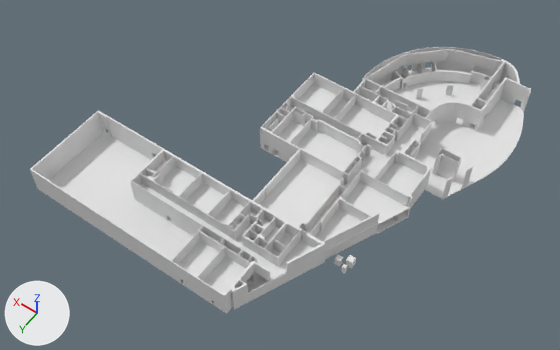
Before and after pictures for a commit that changed the Blender file INB Resources/Raw Assets/Blender/floor.blend.
Camera for both pictures: a 50 mm camera at (-71.9, 133.8, 159.1) aimed at (1.0, 31.7, -1.4). The lights are fixed; the arrows at lower left show +X, +Y and +Z.

Names of what the first picture shows: 'FLOOR-0', 'FLOOR-0-WALLS', 'FLOOR-1', 'FLOOR-1-WALLS', 'door_1', 'door_1.5', 'door_2'.
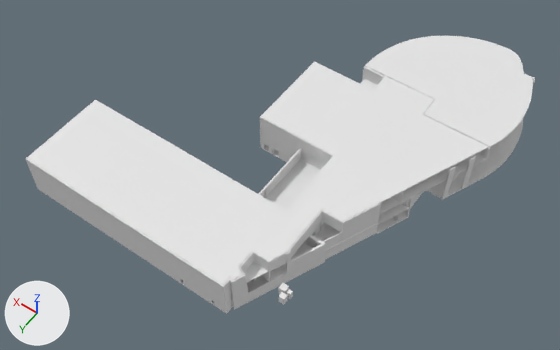
Commit message: Doorways added for first floor.

Location of each change, (x1, y1, x2, y2) in pixels of the pictures (560 x 350 px):
'FLOOR-3', shown
    after: (27, 36, 533, 285)
'FLOOR-2-WALLS', shown
    after: (26, 61, 535, 296)
'FLOOR-2', shown
    after: (244, 79, 486, 283)
'door_2', moved
    before: (346, 255, 356, 269)
    after: (278, 283, 289, 294)
'door_1.5', moved
    before: (334, 255, 343, 267)
    after: (279, 292, 287, 305)
'door_1', moved
    before: (341, 264, 347, 274)
    after: (287, 289, 293, 299)
part 1 of me_cube_003, built on
    before: (195, 101, 394, 293)
    after: (266, 75, 385, 210)
'FLOOR-1-WALLS', unchanged, covered by the edit
    before: (30, 47, 531, 305)
    after: (30, 72, 473, 305)
'FLOOR-0', unchanged, covered by the edit
    before: (49, 68, 524, 306)
    after: (181, 119, 523, 306)
'FLOOR-0-WALLS', unchanged, covered by the edit
    before: (34, 60, 527, 314)
    after: (34, 138, 470, 314)

The change in detail:
me_cube_003 is used by ob_floor_1; location (0.0, 0.0, 4.1).
me_cube_003 had 184 vertices, 182 faces and spanned x -33.3..25.6, y -3.0..72.2, z -0.1..0.1.
me_cube_003 now has 414 vertices, 413 faces and spans x -37.3..25.6, y -31.7..72.2, z -0.1..0.1.
Part 1, on me_cube_003:
30 faces are deleted.
168 vertices are added at x -37.3..-2.2, y -31.7..-3.0, z -0.1..0.1.
30 new vertices lie (-2.1, 0.0, 0.0) away from vertices in x -2.8..-2.7, y -3.0..72.2, z -0.1..0.1.
10 new vertices lie (-0.6, 0.2, 0.0) away from vertices in x -3.8..-2.3, y -12.6..-5.4, z -0.1..0.1.
10 new vertices lie (-0.1, 0.6, 0.0) away from vertices in x -27.5..-18.6, y -31.5..-29.1, z -0.1..0.1.
6 new vertices lie (-0.4, 0.5, 0.0) away from vertices in x -9.3..-7.5, y -22.1..-19.8, z -0.1..0.1.
6 new vertices lie (0.0, -1.2, 0.0) away from vertices in x -33.8..-31.8, y -27.9, z -0.1..0.1.
222 new faces join them.
39 new faces join them, smooth.
Object 'door_1.5' (ob_door_1_5) moves from (-26.4, 46.1, -0.1) to (-22.8, 63.9, 4.0).
Object 'FLOOR-3' (ob_floor_3) is now shown.
Object 'FLOOR-2' (ob_floor_2) is now shown.
Object 'FLOOR-2-WALLS' (ob_floor_2_walls) is now shown.
Object 'door_2' (ob_door_2) moves from (-28.9, 44.7, -0.1) to (-21.7, 62.0, 4.0).
Object 'door_1' (ob_door_1) moves from (-28.7, 47.3, -0.1) to (-23.5, 62.2, 4.0).
